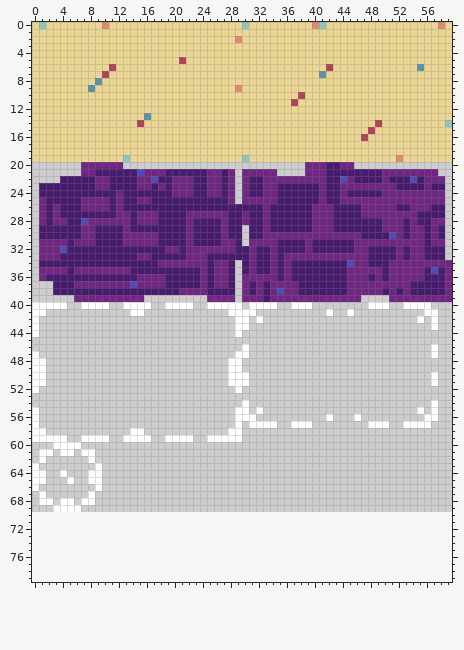
Pixel-art file: raw/tilemap/tile_set.ase. The picture above was drawn from the file before the commit.
60x70 pixels, 1 frame. The old version is drawn lined up with the new one, on the new canvas.
After the commit:
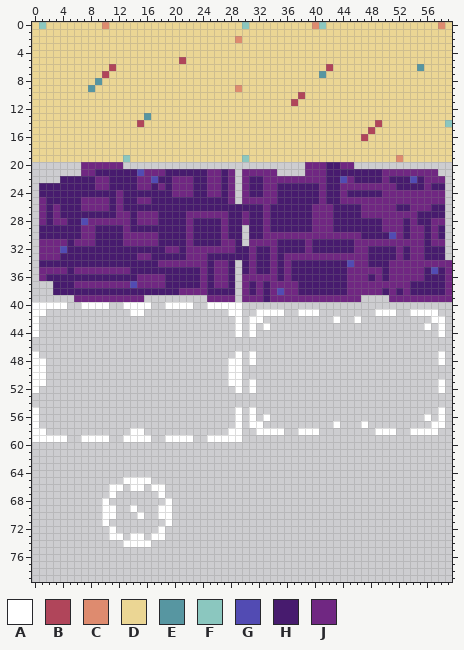
Palette (. is transparent): A #ffffff  B #b0455a  C #de8b6f  D #ebd694  E #5796a1  F #8bc7bf  G #524bb3  H #471b6e  J #702782
The edit:
canvas 60x70 -> 60x80
Changed rows in their new state; - is an unchanged pixel.
first column x 0:
40 -------------------------------....--...--------...--....--
41 ------------------------------..AAAA--AAA-.--.---AAA--AA---
42 ------------------------------.A-----------A--A--------.--A
43 ------------------------------.A-A----------------------A.A
44 -------------------------------A--------------------------A
46 ------------------------------.--------------------------.-
47 ------------------------------.A-------------------------.A
48 -------------------------------A--------------------------A
50 ------------------------------.--------------------------.-
51 ------------------------------.A-------------------------.A
52 -------------------------------A--------------------------A
54 ------------------------------.--------------------------.-
55 ------------------------------.A.----------------------.-.A
56 ------------------------------.--A--------.---.----------.A
57 ---------------------------------..--...---A---A...--....AA
58 --------------------------------AAAA--AAA--------AAA--AAAA-
60 ---....----------------------------------------------------
61 -..-..-..--------------------------------------------------
62 -.------.--------------------------------------------------
63 .--------.-------------------------------------------------
64 ..--.---..-------------------------------------------------
65 ..---.--..---AAAA------------------------------------------
66 .--------.-AA-AA-AA----------------------------------------
67 -.------.--A------A----------------------------------------
68 -..-..-..-A--------A---------------------------------------
69 ---....---AA--A---AA---------------------------------------
70 ----------AA---A--AA---------------------------------------
71 ----------A--------A---------------------------------------
72 -----------A------A----------------------------------------
73 -----------AA-AA-AA----------------------------------------
74 -------------AAAA------------------------------------------
Boxes around the changes in both pictures, in picture pixels (x1, y1, x2, y2):
changed: (242, 302, 445, 435)
changed: (32, 442, 172, 547)
